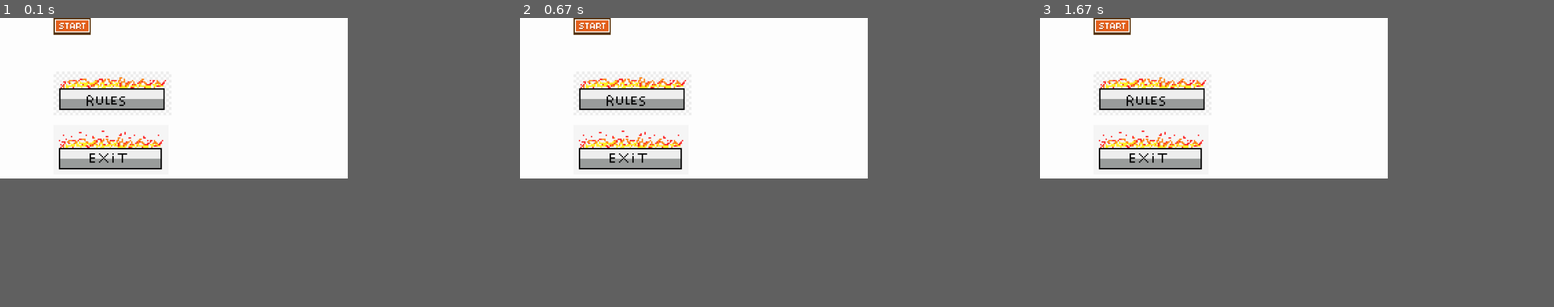
Above: before the commit, frames 1-3 (left to right).
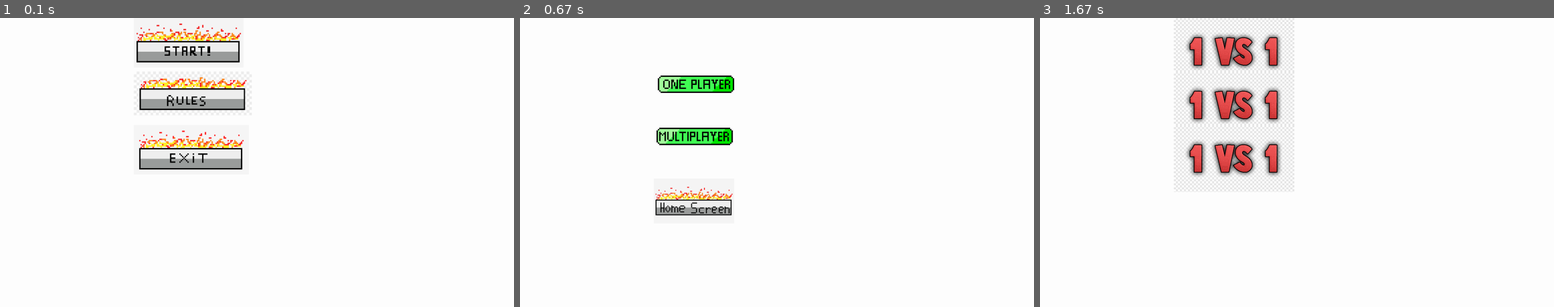
Above: after the commit, the same moments.

Repository: duncanvanheerden/dums
Game: pygame game, started from play.py
The game is run twice, just before and just after one commit, with the same random seed, the same clock (stepped at 60 frames per second) and the same inputs.
Inputs (mouse positions are in pixels of both pictures, inside the frame that each line leads up to):
- Up to frame 1 (0.1 s): no input
- Up to frame 2 (0.67 s): click (710, 41) at 0.38 s
- Up to frame 3 (1.67 s): click (1214, 84) at 0.72 s; click (1235, 159) at 1.05 s
The window is 609x281 before the commit and 900x506 after it. Grey fills any space a smaller window leaves; there, only what the larger window draws over its background counts as a difference.

The runs differ from the first frame. In frame 1, 6.7% of the frame differs, in the area x 10-48%, y 0-53%; in frame 2, 5.8%; in frame 3, 10%, in the area x 10-50%, y 0-60%.

Commit message:
feature(interface): Added more buttons,Readme: Added features,how to play,rules

Diff:
--- a/main/interface/Interface.py
+++ b/main/interface/Interface.py
@@ -12,33 +12,39 @@
 
     def window(self):
         # Set the dimensions of the window
-        width = 1300
-        height = 600
+        # width = 1200
+        # height = 690
 
         # Get current working directory
         cwd = os.getcwd()
 
         # Create the window display
-        screen = pg.display.set_mode((width, height))
+        screen = pg.display.set_mode((0, 0), pg.FULLSCREEN)
 
         # Set the title of the window
         pg.display.set_caption("My Pygame Window")
 
         #load button images
-        start_img = pg.image.load(os.path.join(cwd, 'main/interface/Button/img/start_btn.png'))
+        start_img = pg.image.load(os.path.join(cwd, 'main/interface/Button/img/start_button.png'))
         rules_img = pg.image.load(os.path.join(cwd, 'main/interface/Button/img/rules.png'))
         singlePlay_img = pg.image.load(os.path.join(cwd, 'main/interface/Button/img/Single_player.png'))
         multiplay_img = pg.image.load(os.path.join(cwd, 'main/interface/Button/img/Multiplayer.png'))
         homescreen_img = pg.image.load(os.path.join(cwd, 'main/interface/Button/img/home_screen.png'))
+        playerVplayer_img = pg.image.load(os.path.join(cwd, 'main/interface/Button/img/1v1_button.png'))
+        playerVplayerVplayer_img = pg.image.load(os.path.join(cwd, 'main/interface/Button/img/1v1_button.png'))
+        player2Vplayer2_img = pg.image.load(os.path.join(cwd, 'main/interface/Button/img/1v1_button.png'))
         exit_img = pg.image.load(os.path.join(cwd, 'main/interface/Button/img/exit_button.png'))
 
         #create button instances
-        start_button = button.Button(200, 0, start_img, 0.5)
-        rules_button = button.Button(200, 200, rules_img, 1.2)
-        singlePlay_button = button.Button(200, 200, singlePlay_img, 1.2)
-        multiplay_button = button.Button(200, 400, multiplay_img, 1.2)
-        homescreen = button.Button(200, 600, homescreen_img, 2)
-        exit_button = button.Button(200, 400, exit_img, 0.5)
+        start_button = button.Button(500, 0, start_img, 0.5)
+        rules_button = button.Button(500, 200, rules_img, 1.2)
+        singlePlay_button = button.Button(500, 200, singlePlay_img, 0.5)
+        multiplay_button = button.Button(500, 400, multiplay_img, 0.5)
+        homescreen = button.Button(500, 600, homescreen_img, 1)
+        playerVplayer_button = button.Button(500, 0, playerVplayer_img, 0.5)
+        playerVplayerVplayer_button = button.Button(500, 200, playerVplayerVplayer_img, 0.5)
+        player2Vplayer2_button = button.Button(500, 400, player2Vplayer2_img, 0.5)
+        exit_button = button.Button(500, 400, exit_img, 0.5)
 
         start_menu = "main"
 
@@ -61,10 +67,12 @@
                 if rules_button.draw(screen):
                     start_menu = "rules"
 
+
             if start_menu == "play":
 
                 if singlePlay_button.draw(screen):
-                    print("singleplay")
+                    start_menu = "single_player"
+
 
                 if multiplay_button.draw(screen):
                     print("multiplay")
@@ -74,6 +82,17 @@
 
             if start_menu == "rules":
                 print("rules")
+
+            if start_menu == "single_player":
+
+                if playerVplayer_button.draw(screen):
+                    print("1v1")
+
+                if playerVplayerVplayer_button.draw(screen):
+                    print("1v1v1")
+
+                if player2Vplayer2_button.draw(screen):
+                    print("2v2")
 
             for event in pg.event.get():
                 if event.type == pg.QUIT:
Not shown, changed: README.md
Binary file added: main/interface/Button/img/1v1_button.png
